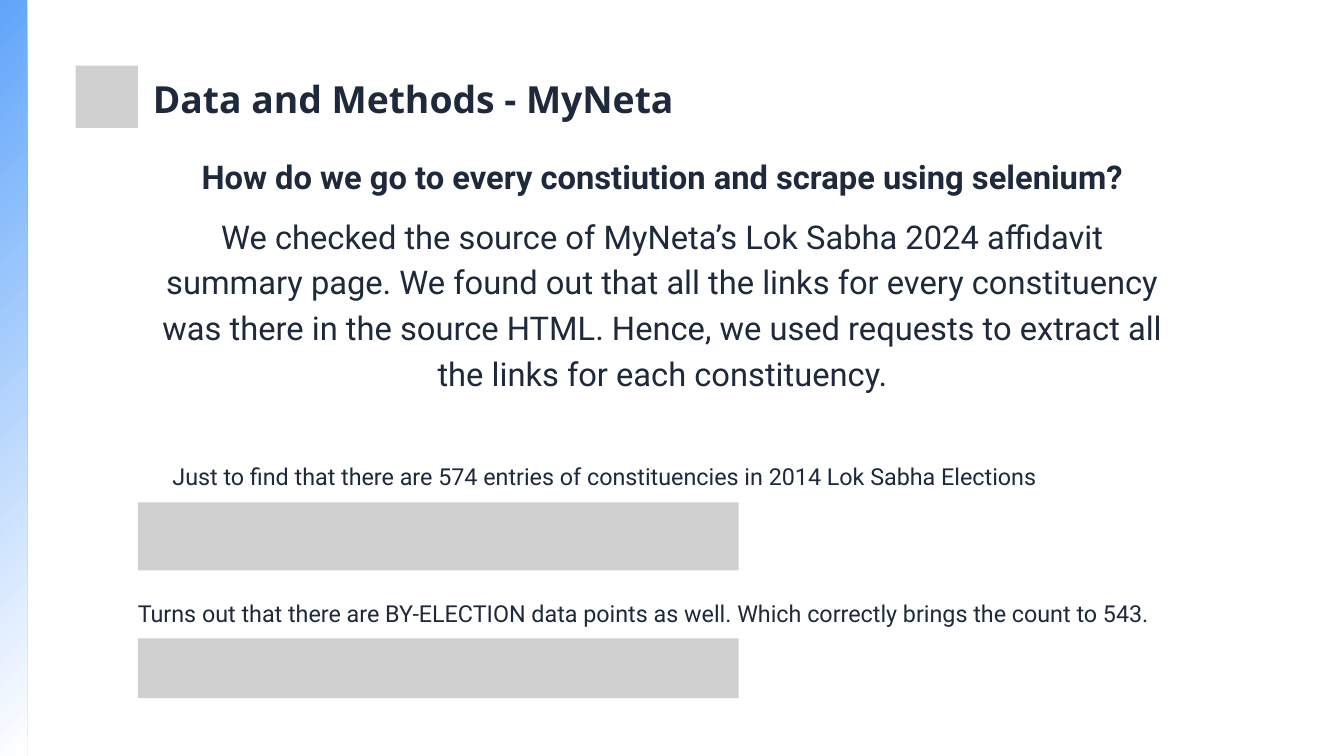
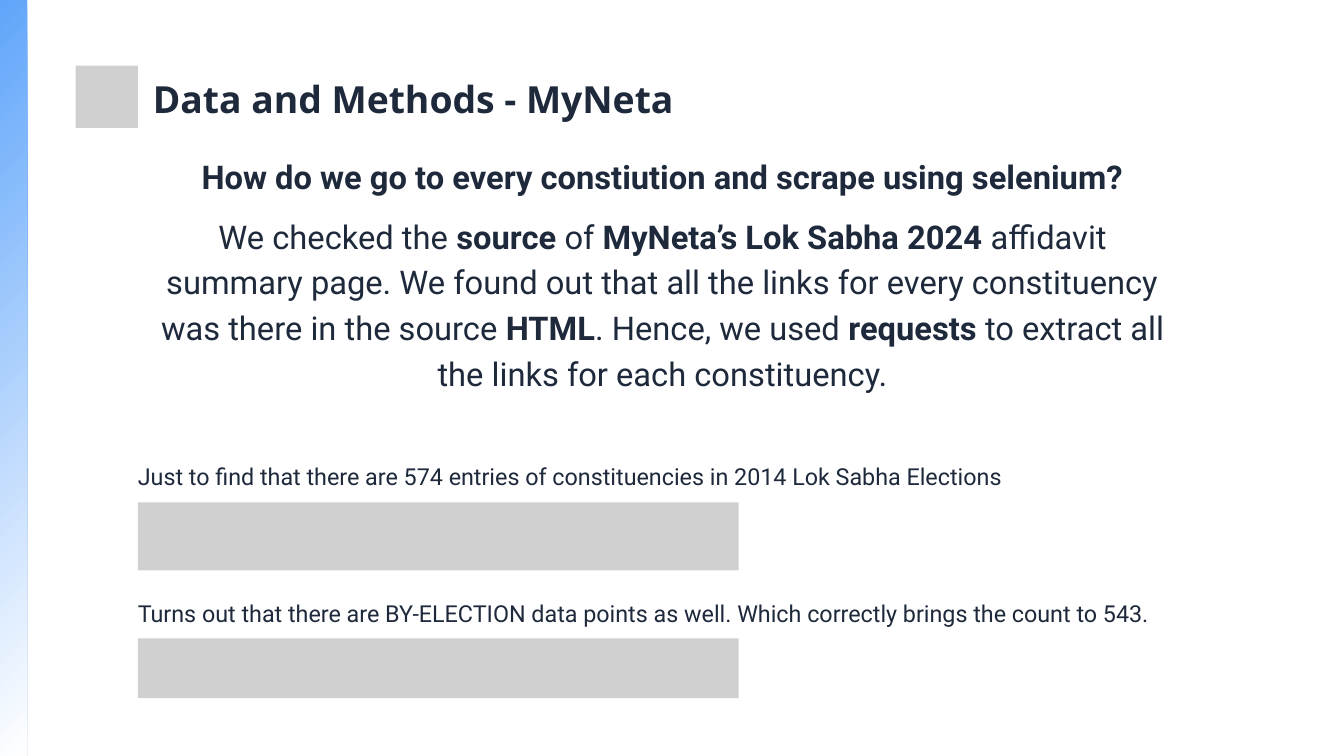
Before and after one commit to Bhupathi-Nithin-Agnihotri/DCV-Project, a slide deck: slide 6 of DCV-Project.pptx. Drawn at 1344x756 pixels with LibreOffice and Linux fonts; fonts in the diff are those of the drawing; grey boxes stand for pictures. Boxes give left, top, right and bottom in pixels: in the first picture for what was removed or moved away, otherwise in the second. Text is boxed around its words. In the diff, an @@ line names an element or a change of style, - is before the commit and + after.

```diff
--- a/DCV-Project.pptx
+++ b/DCV-Project.pptx
@@ text "We checked the source of ..." at (161, 224, 1164, 393): bold on in "source MyNeta’s Lok Sabha 2024 HTML. requests" @@
@@ text "Just to find that there ..." at (138, 467, 1002, 486): alignment centre to left @@
```
Also in this commit, not shown: 10 other slides changed, 1 other file.
